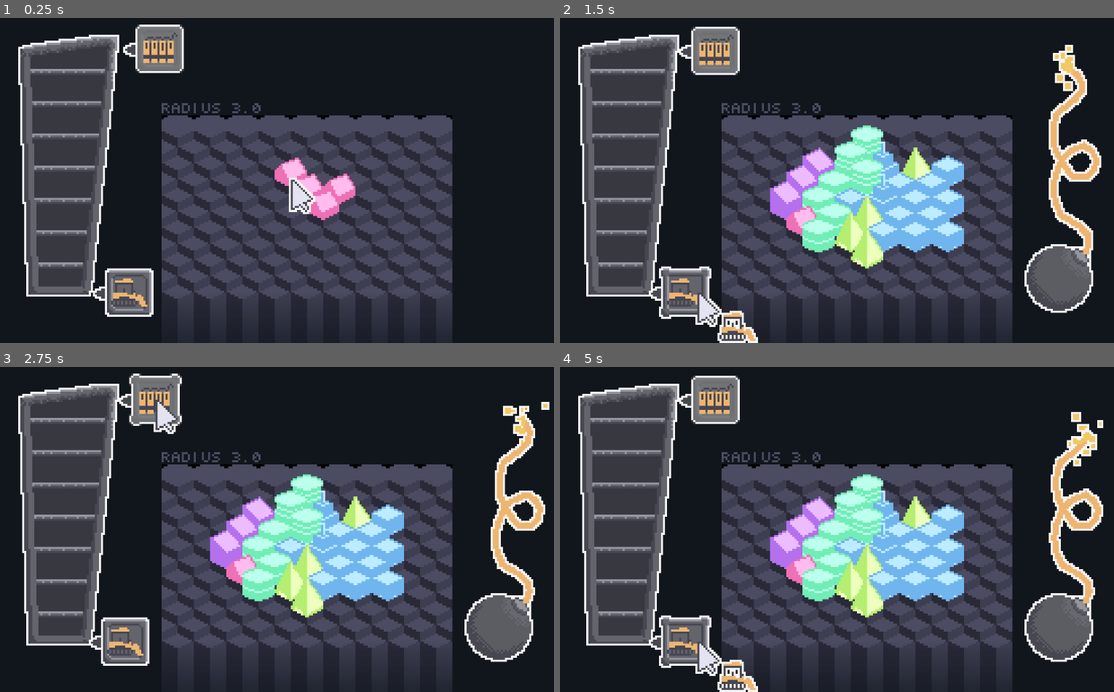
Above: before the commit, frames 1-4 (two rows, left to right).
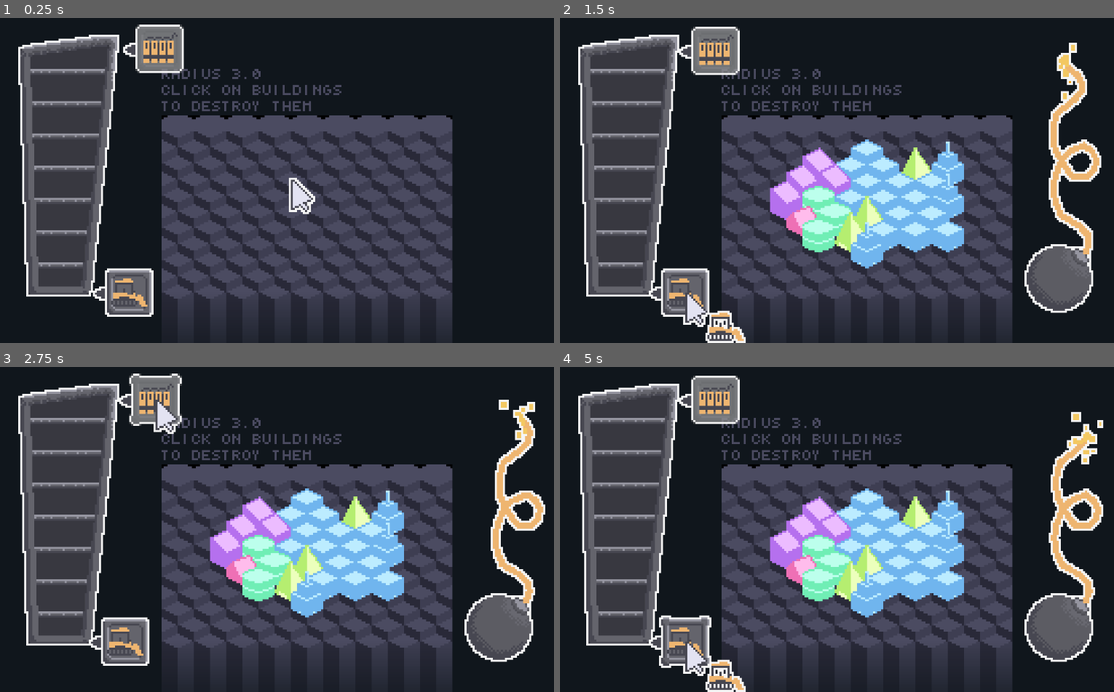
Above: after the commit, the same moments.

Repository: mudziok/destruction
Game: Godot game, scene res://main.tscn
The game is run twice, just before and just after one commit, with the same random seed, the same clock (stepped at 60 frames per second) and the same inputs.
Inputs (mouse positions are in pixels of both pictures, inside the frame that each line leads up to; where the layout moved, square brackets give the same spot in the first picture):
- Up to frame 1 (0.25 s): no input
- Up to frame 2 (1.5 s): click (720, 50) at 0.5 s; click (687, 291) [698, 291] at 1.25 s
- Up to frame 3 (2.75 s): click (155, 399) at 2 s
- Up to frame 4 (5 s): click (687, 640) [698, 640] at 2.75 s; click (715, 399) at 3.5 s; click (687, 640) [698, 640] at 4.25 s

The runs differ from the first frame. In frame 1, 2.1% of the frame differs, in the area x 29-65%, y 15-63%; in frame 2, 5.0%, in the area x 17-94%, y 7-100%; in frame 3, 3.8%; in frame 4, 4.6%.

Commit message:
feat: add rockets power up

Diff:
--- a/game.gd
+++ b/game.gd
@@ -3,7 +3,7 @@
 signal round_start
 signal round_won
 signal add_points(points: int, color: int)
-signal use_points(points: int)
+signal use_points(points: int, brush: String)
 signal change_brush(brush)
 signal use_brush(brush: String, mouse_posiiton: Vector2)
 signal round_lost()
@@ -26,8 +26,8 @@
 func _on_ui_buy_power_up(name: String) -> void:
 	change_brush.emit(name)
 
-func _on_map_use_points(points: int) -> void:
-	use_points.emit(points)
+func _on_map_use_points(points: int, brush) -> void:
+	use_points.emit(points, brush)
 
 func _on_ui_use_brush(name: String, mouse_position: Vector2) -> void:
 	use_brush.emit(name, mouse_position)
--- a/game.tscn
+++ b/game.tscn
@@ -55,18 +55,22 @@
 axis_stretch_vertical = 2
 
 [node name="Label" type="Label" parent="RoundManager/NinePatchRect"]
-layout_mode = 0
-offset_top = -6.0
-offset_right = 50.0
+layout_mode = 1
+offset_top = -25.0
+offset_right = 143.0
+offset_bottom = -2.0
 theme_override_colors/font_color = Color(0.294118, 0.294118, 0.380392, 1)
 theme_override_fonts/font = ExtResource("5_xn3yh")
 theme_override_font_sizes/font_size = 5
-text = "radius 3.0"
+text = "radius 3.0
+click on buildings
+to destroy them
+"
+vertical_alignment = 2
 
 [node name="Map" type="TileMapLayer" parent="."]
 y_sort_enabled = true
 texture_filter = 1
-tile_map_data = PackedByteArray(0, 0, 255, 255, 254, 255, 1, 0, 0, 0, 0, 0, 0, 0, 0, 0, 255, 255, 1, 0, 0, 0, 0, 0, 0, 0, 0, 0, 0, 0, 1, 0, 0, 0, 0, 0, 0, 0, 1, 0, 255, 255, 1, 0, 0, 0, 0, 0, 0, 0)
 tile_set = SubResource("TileSet_g3aor")
 script = ExtResource("2_6rhak")
 
--- a/round_manager.gd
+++ b/round_manager.gd
@@ -29,8 +29,17 @@
 	await get_tree().create_timer(3.0).timeout
 	current_radius += 0.5
 	$NinePatchRect/Label.text = "radius " + "%.02f" % current_radius
+	if current_radius == 3.5:
+		$NinePatchRect/Label.text += "\nSame color buildings\nexplode together"
+	if current_radius == 4.0:
+		$NinePatchRect/Label.text += "\nYou can buy tools\nfor destruction points"
+	if current_radius == 4.5:
+		$NinePatchRect/Label.text += "\nMove around the map\nwith rmb"
+	if current_radius == 5.0:
+		$NinePatchRect/Label.text += "\nLonger combos get\nmore destruction points"
+
 	grow += 1
-	if grow == 4:
+	if grow == 3:
 		grow = 0
 		destination_position -= Vector2(16.0, 16.0)
 		destination_size += Vector2(32.0, 32.0)
--- a/scenes/ui.gd
+++ b/scenes/ui.gd
@@ -11,7 +11,8 @@
 @onready var brushes = {
 	'bulldozer': $DestructionPoints/Bulldozer,
 	'meteorite': $DestructionPoints/Meteorite,
-	'cross': $DestructionPoints/Cross
+	'cross': $DestructionPoints/Cross,
+	'rockets': $DestructionPoints/Rockets
 }
 
 func start_fuse():
@@ -25,6 +26,7 @@
 func _on_game_round_start() -> void:
 	start_fuse()
 	$DestructionPoints.destination_value = 0.0
+	$DestructionPoints/Bulldozer.button_pressed = true
 
 func _on_game_round_won() -> void:
 	$BombSlot.get_child(0).put_out()
@@ -35,7 +37,7 @@
 func _on_game_add_points(points: int, color: int) -> void:
 	$DestructionPoints.add_points(points, color)
 
-func _on_game_use_points(points: int) -> void:
+func _on_game_use_points(points: int, brush: String) -> void:
 	brushes[brush].use()
 	$DestructionPoints.remove_points(brushes[brush].cost)
 
@@ -69,8 +71,12 @@
 		untoggle_all('meteorite')
 		brush = 'meteorite'
 
-
 func _on_cross_toggled(toggled_on: bool) -> void:
 	if toggled_on:
 		untoggle_all('cross')
 		brush = 'cross'
+
+func _on_rockets_pressed() -> void:
+	if brushes['rockets'].can_demolish():
+		var mouse_position = get_local_mouse_position()
+		use_brush.emit('rockets', mouse_position)
--- a/scenes/ui.tscn
+++ b/scenes/ui.tscn
@@ -12,6 +12,7 @@
 [ext_resource type="Texture2D" uid="uid://dk33olw2vke6y" path="res://sprites/bulldozer.png" id="10_mfb00"]
 [ext_resource type="Texture2D" uid="uid://te6buu36cmcv" path="res://sprites/cross.png" id="10_n74h0"]
 [ext_resource type="Texture2D" uid="uid://cfhyffm6rblqp" path="res://sprites/dynamite.png" id="11_faumu"]
+[ext_resource type="Texture2D" uid="uid://dfosortvdjuc4" path="res://sprites/rockets.png" id="11_iljre"]
 [ext_resource type="Texture2D" uid="uid://blrcinf8trjtd" path="res://sprites/cursor.png" id="13_qr5w6"]
 [ext_resource type="Script" path="res://scenes/cursor.gd" id="14_tj6bn"]
 [ext_resource type="Texture2D" uid="uid://c61ppmfgtyvq4" path="res://sprites/cooldown.png" id="15_gdg51"]
@@ -51,6 +52,12 @@
 [sub_resource type="ShaderMaterial" id="ShaderMaterial_h1hyp"]
 
 [sub_resource type="ShaderMaterial" id="ShaderMaterial_dmpgd"]
+resource_local_to_scene = true
+shader = ExtResource("3_0hply")
+shader_parameter/cooldown = 1.0
+shader_parameter/gray_out = 0.0
+
+[sub_resource type="ShaderMaterial" id="ShaderMaterial_ad2rv"]
 resource_local_to_scene = true
 shader = ExtResource("3_0hply")
 shader_parameter/cooldown = 1.0
@@ -97,7 +104,7 @@
 layout_mode = 0
 offset_left = 57.0
 offset_top = -49.0
-offset_right = 93.0
+offset_right = 81.0
 offset_bottom = -25.0
 cost = 150
 wait_time = 3.0
@@ -105,6 +112,22 @@
 [node name="Cross2" type="Sprite2D" parent="DestructionPoints/Cross"]
 position = Vector2(3, 3)
 texture = ExtResource("10_n74h0")
+centered = false
+
+[node name="Rockets" parent="DestructionPoints" instance=ExtResource("3_ykfnh")]
+material = SubResource("ShaderMaterial_ad2rv")
+layout_mode = 0
+offset_left = 57.0
+offset_top = -83.0
+offset_right = 81.0
+offset_bottom = -59.0
+toggle_mode = false
+cost = 200
+wait_time = 5.0
+
+[node name="Rockets" type="Sprite2D" parent="DestructionPoints/Rockets"]
+position = Vector2(3, 3)
+texture = ExtResource("11_iljre")
 centered = false
 
 [node name="Meteorite" parent="DestructionPoints" instance=ExtResource("3_ykfnh")]
@@ -127,7 +150,7 @@
 layout_mode = 0
 offset_left = 44.0
 offset_top = 115.0
-offset_right = 80.0
+offset_right = 68.0
 offset_bottom = 139.0
 
 [node name="Bulldozer" type="Sprite2D" parent="DestructionPoints/Bulldozer"]
@@ -169,5 +192,6 @@
 texture = ExtResource("15_gdg51")
 
 [connection signal="toggled" from="DestructionPoints/Cross" to="." method="_on_cross_toggled"]
+[connection signal="pressed" from="DestructionPoints/Rockets" to="." method="_on_rockets_pressed"]
 [connection signal="toggled" from="DestructionPoints/Meteorite" to="." method="_on_meteorite_toggled"]
 [connection signal="toggled" from="DestructionPoints/Bulldozer" to="." method="_on_bulldozer_toggled"]
--- a/tile_map_layer.gd
+++ b/tile_map_layer.gd
@@ -2,7 +2,7 @@
 
 signal map_cleared()
 signal add_destruction_points(points, color)
-signal use_points(points: int)
+signal use_points(points: int, brush: String)
 
 var explosion_scene = preload("res://scenes/explosion.tscn")
 var brush = 'bulldozer'
@@ -135,6 +135,13 @@
 	print(new_brush)
 	brush = new_brush
 
+func get_random_cells(num: int):
+	var cells = get_used_cells()
+	cells.shuffle()
+	var selected_cells = []
+	for i in range(num):
+		selected_cells.append(cells.pick_random())
+	return selected_cells
 
 func _on_game_use_brush(brush: String, mouse_posiiton: Vector2) -> void:
 	var mouse_position = get_local_mouse_position()
@@ -152,8 +159,10 @@
 		groups = get_surroundings_of_color(get_surrounding_cells_full(removed_cell))
 	elif brush == 'cross':
 		groups = get_surroundings_of_color(get_cross(removed_cell))
+	elif brush == 'rockets':
+		groups = get_surroundings_of_color(get_random_cells(5))
 
-	use_points.emit(1)
+	use_points.emit(1, brush)
 
 	is_destroying = true
 
Not shown: 1 places in scenes/ui.tscn that only renumber resources
Binary file added: sprites/rockets.png
Not shown, added: sprites/rockets.png.import
